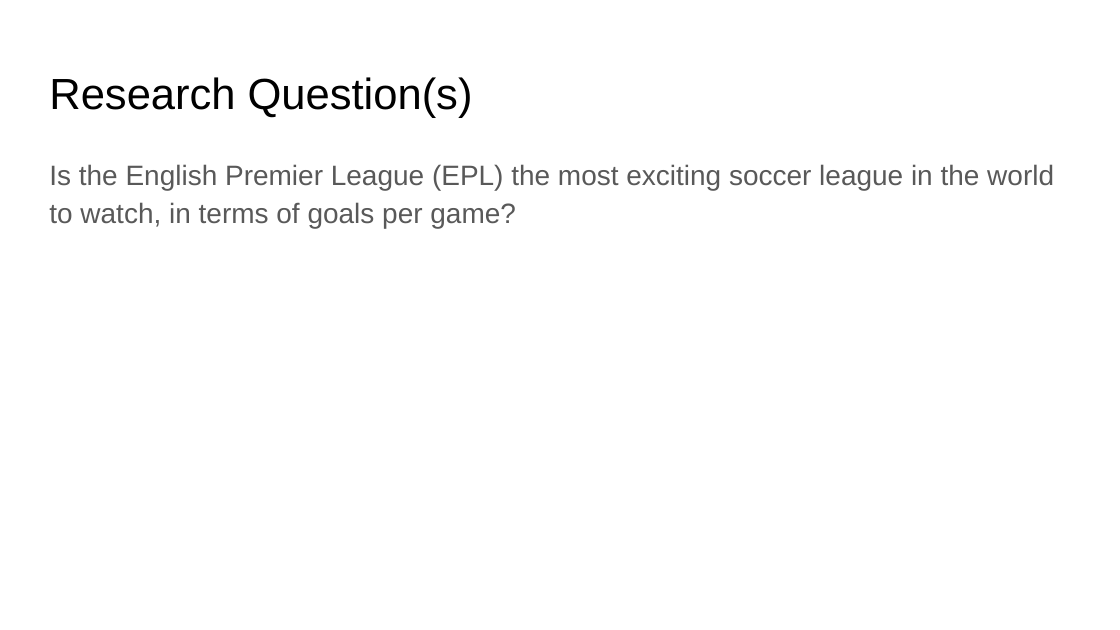
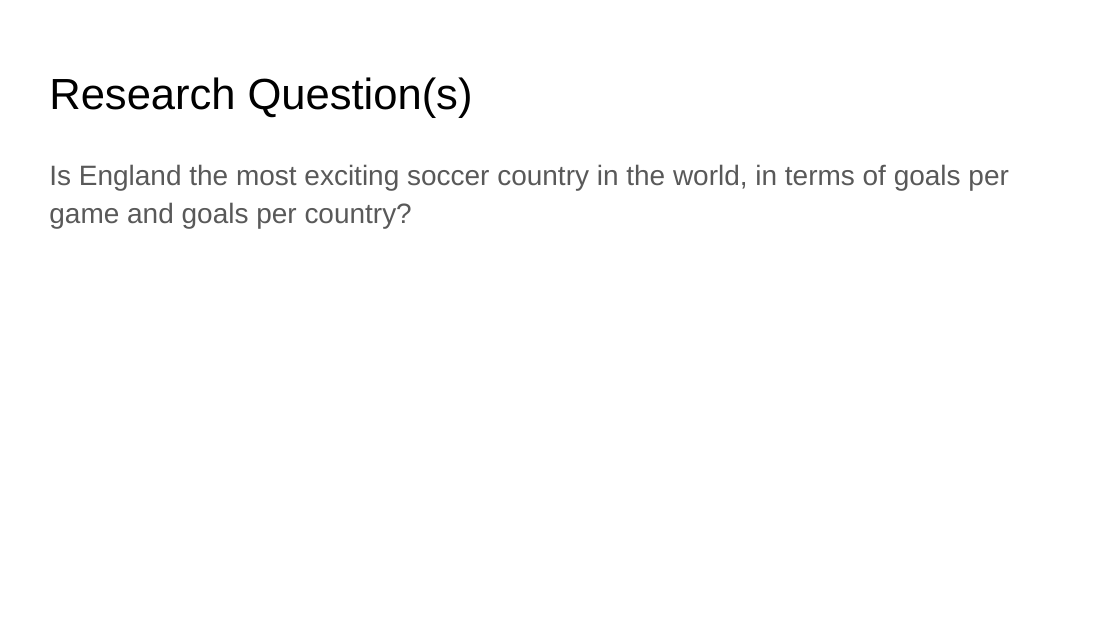
Before and after one commit to EdmondLeahy/PythonForDataScience, a slide deck: slide 4 of Week6/Slides/DSE 200X_ MiniProjectPresentation-Eleahy.pptx. Drawn at 1120x630 pixels with LibreOffice and Linux fonts; fonts in the diff are those of the drawing. Boxes give left, top, right and bottom in pixels: in the first picture for what was removed or moved away, otherwise in the second. Text is boxed around its words. In the diff, an @@ line names an element or a change of style, - is before the commit and + after.

```diff
--- a/Week6/Slides/DSE 200X_ MiniProjectPresentation-Eleahy.pptx
+++ b/Week6/Slides/DSE 200X_ MiniProjectPresentation-Eleahy.pptx
@@ text at (49,164,1008,229): text changed @@
-Is the English Premier League (EPL) the most exciting soccer league in the world to watch, in terms of goals per game?
+Is England the most exciting soccer country in the world, in terms of goals per game and goals per country?
```
Also in this commit, not shown: 4 other slides changed, 4 slides added, 4 other files.
